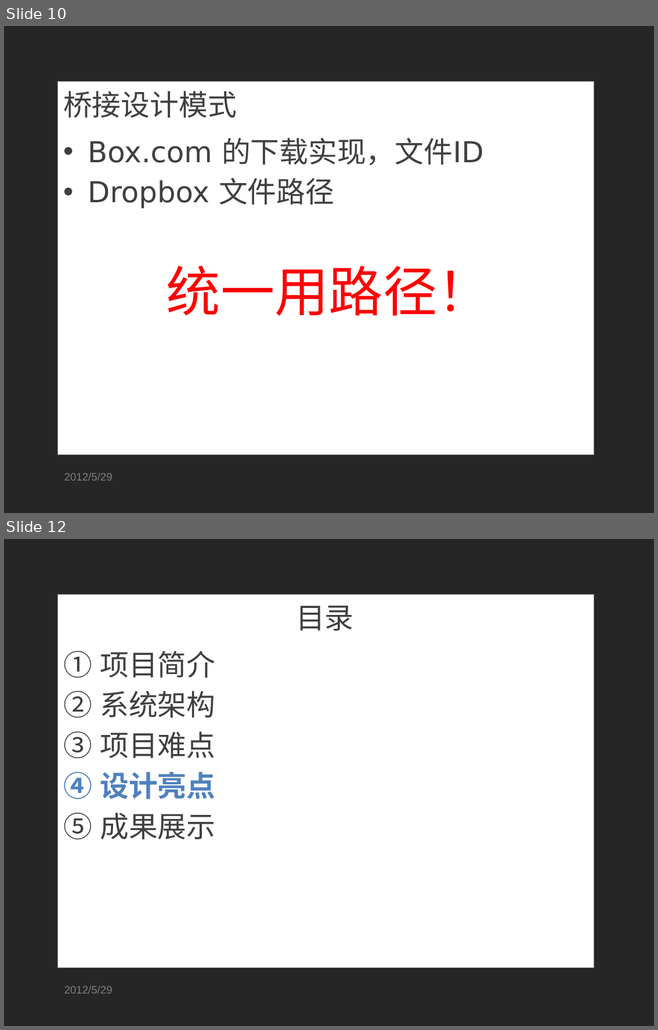
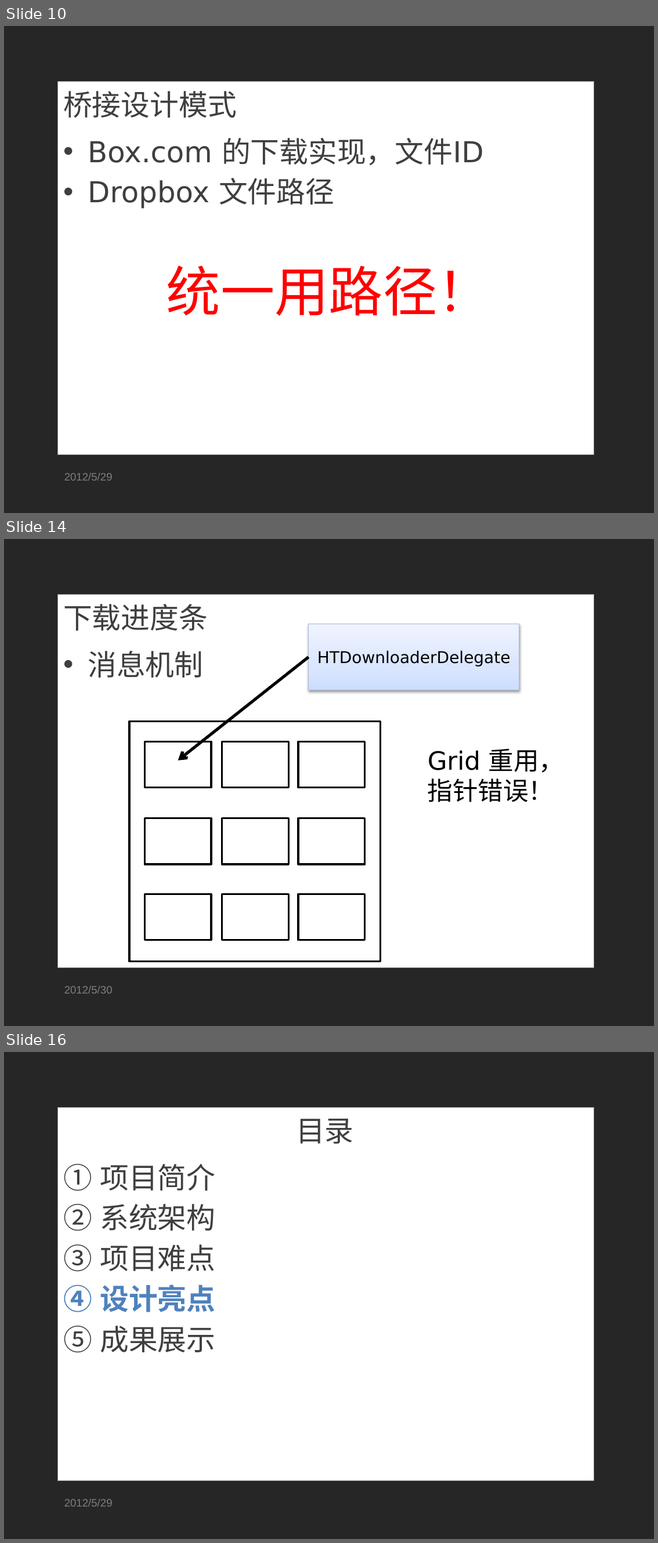
Before and after one commit to SoSkyrim/ricky-tan, a slide deck: work/毕业设计_答辩.pptx. Shown one above the other, each under a label of ours: slides 10 and 12 before the commit, slides 10, 14 and 16 after it; the slides between them are not shown. The pictures are 658x1030 and 658x1543 pixels, drawn with LibreOffice and Linux fonts; fonts in the diff are those of the drawing; background and template pictures are left out. Boxes give left, top, right and bottom in pixels: in the first picture for what was removed or moved away, otherwise in the second. Text is boxed around its words. In the diff, an @@ line names an element or a change of style, - is before the commit and + after.

```diff
--- a/work/毕业设计_答辩.pptx
+++ b/work/毕业设计_答辩.pptx
@@ slide 14 added at [4,539,654,1026], background picture (left out); not listed: 1 template element that a slide beside it also shows @@
@@ title added at [63,604,208,631], 32 pt, text #3F3F3F @@
+下载进度条
@@ rectangle added at [308,624,519,690], fill gradient #CCDEFF to #DAE7FF to #F0F5FF, outline #ADBCD7 0.75 pt, 18 pt, text #000000 @@
+HTDownloaderDelegate
@@ text added at [88,650,203,678], 32 pt, text #3F3F3F @@
+• 消息机制
@@ arrow added from (308, 657) to (178, 761), #000000 3.25 pt @@
@@ rectangle added at [129,722,380,962], fill #FFFFFF, outline #000000 2 pt @@
@@ rectangle added at [145,741,211,788], fill #FFFFFF, outline #000000 2 pt @@
@@ rectangle added at [222,741,289,788], fill #FFFFFF, outline #000000 2 pt @@
@@ rectangle added at [298,741,365,788], fill #FFFFFF, outline #000000 2 pt @@
@@ text added at [427,748,564,802], 28 pt, text #000000 @@
+Grid 重用，指针错误！
@@ rectangle added at [145,819,211,864], fill #FFFFFF, outline #000000 2 pt @@
@@ rectangle added at [222,819,289,864], fill #FFFFFF, outline #000000 2 pt @@
@@ rectangle added at [298,819,365,864], fill #FFFFFF, outline #000000 2 pt @@
@@ rectangle added at [145,895,211,940], fill #FFFFFF, outline #000000 2 pt @@
@@ rectangle added at [222,895,289,940], fill #FFFFFF, outline #000000 2 pt @@
@@ rectangle added at [298,895,365,940], fill #FFFFFF, outline #000000 2 pt @@
@@ text added at [64,986,112,994], 12 pt, text #7F7F7F @@
+2012/5/30
@@ what was slide 12 is now slide 16 @@
```
Also in this commit, not shown: 3 slides changed, 3 other slides added, 1 slide removed.
